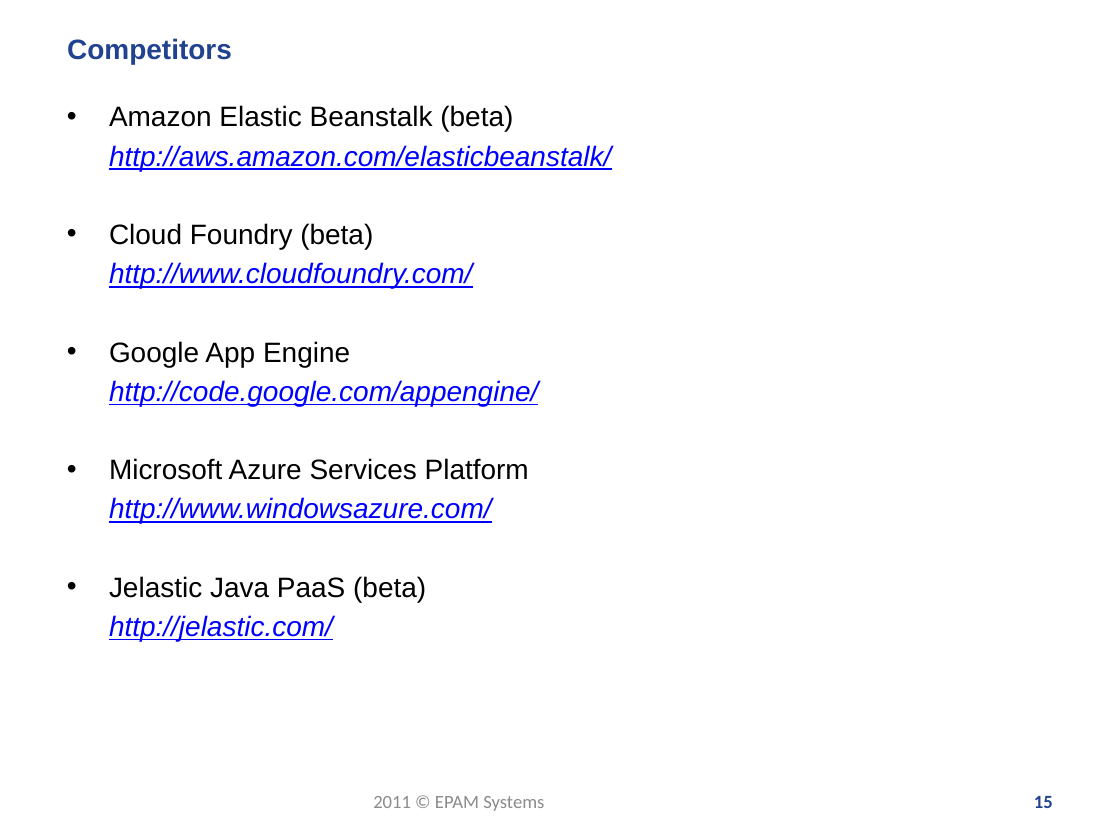
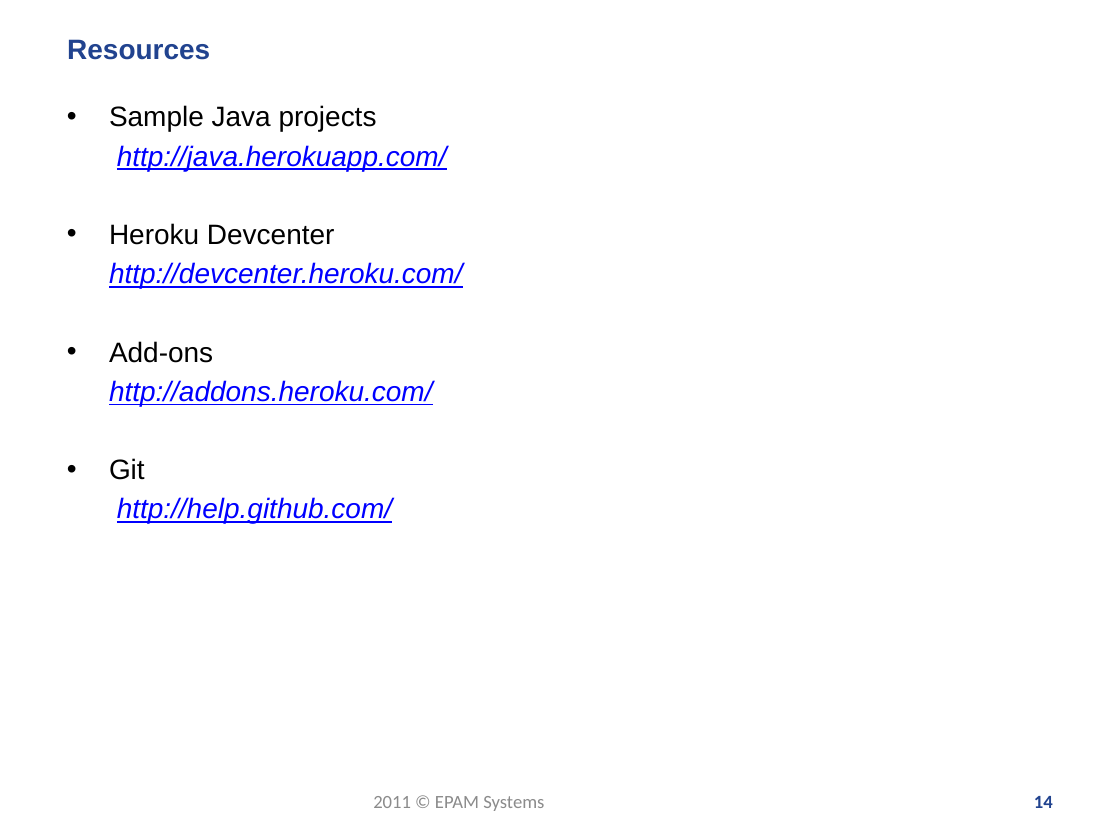
Before and after one commit to zgorbe/Heroku-HelloWorld, a slide deck: slide 14 of Heroku - meetup.pptx (slide 15 before the commit). Drawn at 1120x840 pixels with LibreOffice and Linux fonts; fonts in the diff are those of the drawing; background and template pictures are left out. Boxes give left, top, right and bottom in pixels: in the first picture for what was removed or moved away, otherwise in the second. Text is boxed around its words. In the diff, an @@ line names an element or a change of style, - is before the commit and + after.

Commit message:
Heroku meetup slides ready

```diff
--- a/Heroku - meetup.pptx
+++ b/Heroku - meetup.pptx
@@ title at bbox=[67, 39, 210, 60]: text changed @@
-Competitors
+Resources
@@ text at bbox=[109, 105, 463, 523]: text changed @@
-• Amazon Elastic Beanstalk (beta)
-  http://aws.amazon.com/elasticbeanstalk/
-• Cloud Foundry (beta)
-http://www.cloudfoundry.com/
-• Google App Engine
-http://code.google.com/appengine/
-• Microsoft Azure Services Platform
-http://www.windowsazure.com/
-• Jelastic Java PaaS (beta)
-http://jelastic.com/
+• Sample Java projects
+  http://java.herokuapp.com/
+• Heroku Devcenter
+http://devcenter.heroku.com/
+• Add-ons
+http://addons.heroku.com/
+• Git
+http://help.github.com/
@@ page number at bbox=[1034, 796, 1053, 808]: text changed @@
-15
+14
```
Also in this commit, not shown: 10 other slides changed, 1 slide added, 2 slides removed.
